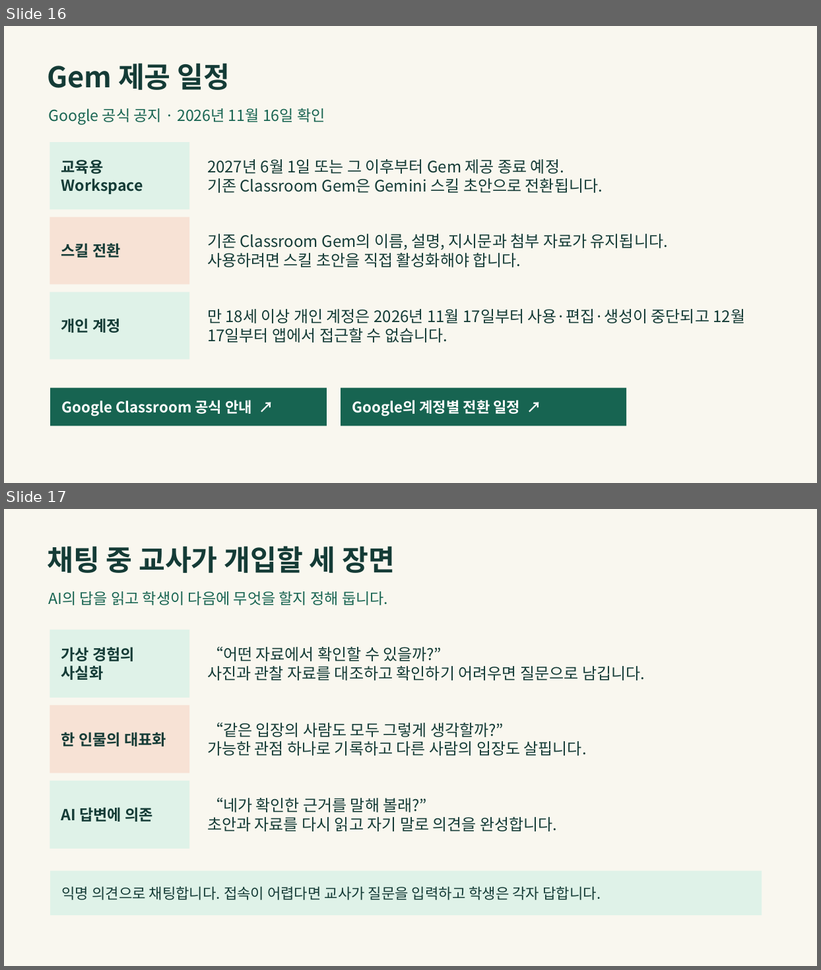
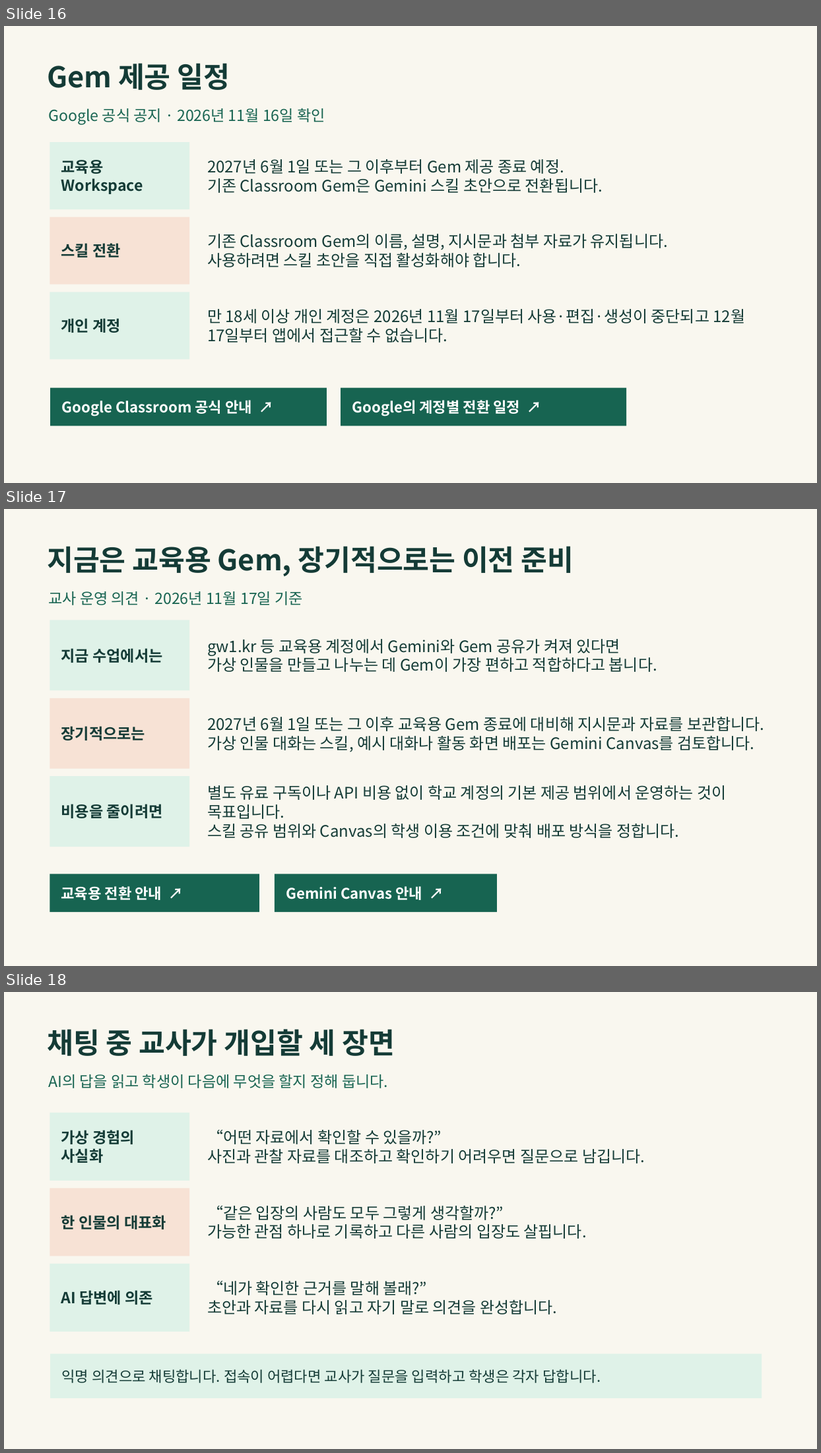
Before and after one commit to LUCKYBRIDGE/gemini-discussion, a slide deck: output/gemini-discussion.pptx. Shown one above the other, each under a label of ours: slides 16 and 17 before the commit, slides 16, 17 and 18 after it. The pictures are 821x970 and 821x1453 pixels, drawn with LibreOffice and Linux fonts; fonts in the diff are those of the drawing. Boxes give left, top, right and bottom in pixels: in the first picture for what was removed or moved away, otherwise in the second. Text is boxed around its words. In the diff, an @@ line names an element or a change of style, - is before the commit and + after.

```diff
--- a/output/gemini-discussion.pptx
+++ b/output/gemini-discussion.pptx
@@ slide 17 added at bbox=[4, 509, 817, 966], background #F9F7EF @@
@@ text added at bbox=[47, 546, 574, 576], 33.8 pt, text #143B36, bold @@
+지금은 교육용 Gem, 장기적으로는 이전 준비
@@ text added at bbox=[48, 591, 303, 605], 18 pt, text #176451 @@
+교사 운영 의견 · 2026년 11월 17일 기준
@@ rectangle added at bbox=[50, 620, 189, 691], fill #DFF2E8, 18 pt, text #143B36, bold @@
+지금 수업에서는
@@ text added at bbox=[207, 639, 657, 672], 18.8 pt, text #143B36 @@
+gw1.kr 등 교육용 계정에서 Gemini와 Gem 공유가 켜져 있다면
+가상 인물을 만들고 나누는 데 Gem이 가장 편하고 적합하다고 봅니다.
@@ rectangle added at bbox=[50, 698, 189, 769], fill #F7E2D5, 18 pt, text #143B36, bold @@
+장기적으로는
@@ text added at bbox=[207, 717, 764, 752], 18.8 pt, text #143B36 @@
+2027년 6월 1일 또는 그 이후 교육용 Gem 종료에 대비해 지시문과 자료를 보관합니다.
+가상 인물 대화는 스킬, 예시 대화나 활동 화면 배포는 Gemini Canvas를 검토합니다.
@@ rectangle added at bbox=[50, 777, 189, 848], fill #DFF2E8, 18 pt, text #143B36, bold @@
+비용을 줄이려면
@@ text added at bbox=[207, 786, 726, 838], 18.8 pt, text #143B36 @@
+별도 유료 구독이나 API 비용 없이 학교 계정의 기본 제공 범위에서 운영하는 것이 목표입니다.
+스킬 공유 범위와 Canvas의 학생 이용 조건에 맞춰 배포 방식을 정합니다.
@@ rectangle added at bbox=[50, 875, 259, 912], fill #176451, 17.2 pt, text #FFFFFF, bold @@
+교육용 전환 안내 ↗
@@ rectangle added at bbox=[275, 875, 498, 912], fill #176451, 17.2 pt, text #FFFFFF, bold @@
+Gemini Canvas 안내 ↗
@@ what was slide 17 is now slide 18 @@
```
Also in this commit, not shown: 1 other file.
